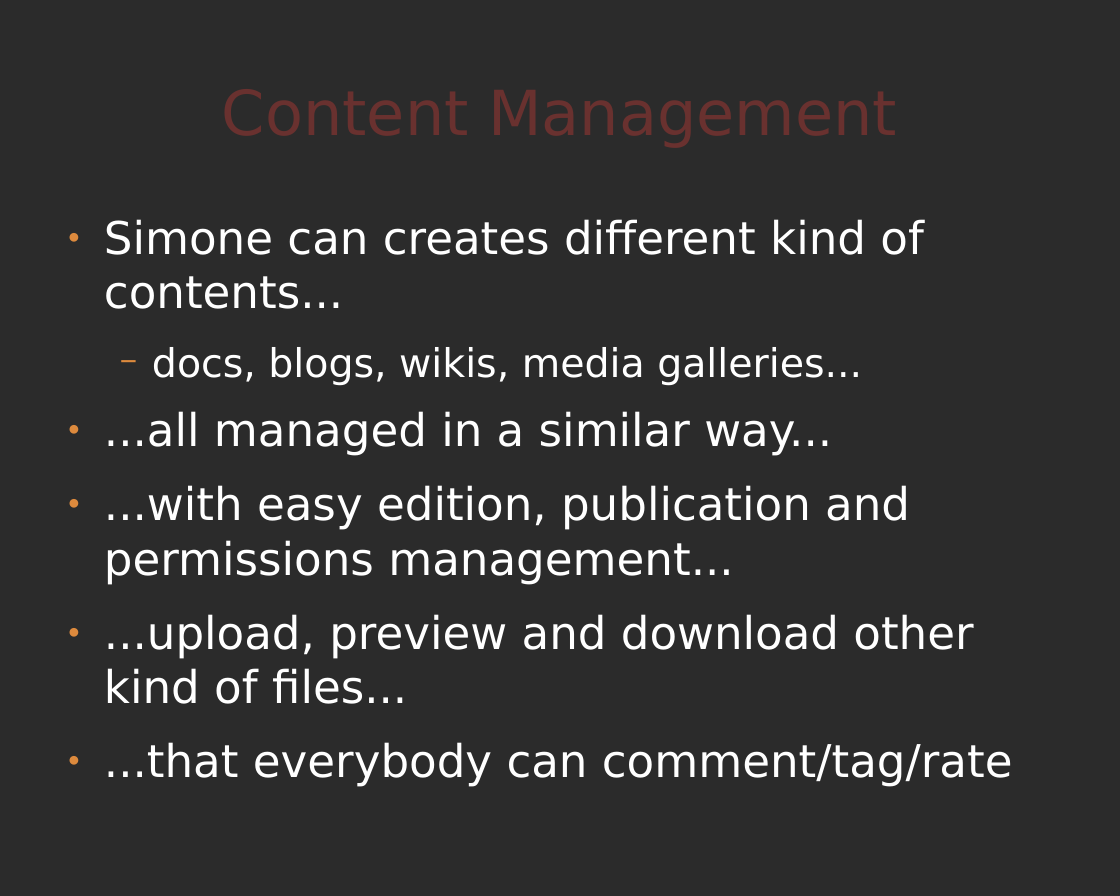
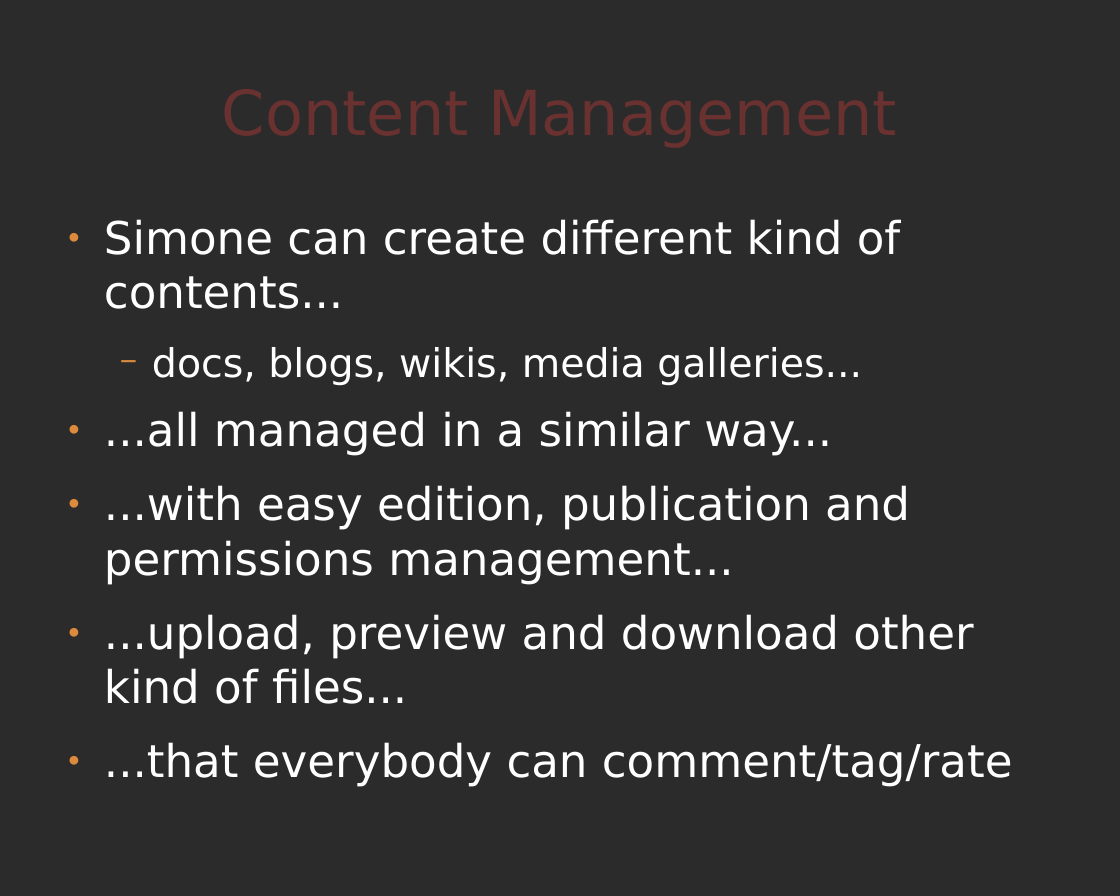
Before and after one commit to comunes/kune, a slide deck: slide 7 of doc/kune-ene-09.odp. Drawn at 1120x896 pixels with LibreOffice and Linux fonts; fonts in the diff are those of the drawing; background and template pictures are left out; a plain dark background stands for a picture behind light text. Boxes give left, top, right and bottom in pixels: in the first picture for what was removed or moved away, otherwise in the second. Text is boxed around its words. In the diff, an @@ line names an element or a change of style, - is before the commit and + after.

Commit message:
Changes made in slides 5, 7, 9, 10, 11, 13, 14, 16, 17, 20, 21 and 22

```diff
--- a/doc/kune-ene-09.odp
+++ b/doc/kune-ene-09.odp
@@ text at (104, 219, 901, 309): text changed @@
-● Simone can creates different kind of contents...
+● Simone can create different kind of contents...
```
Also in this commit, not shown: 11 other slides changed.
